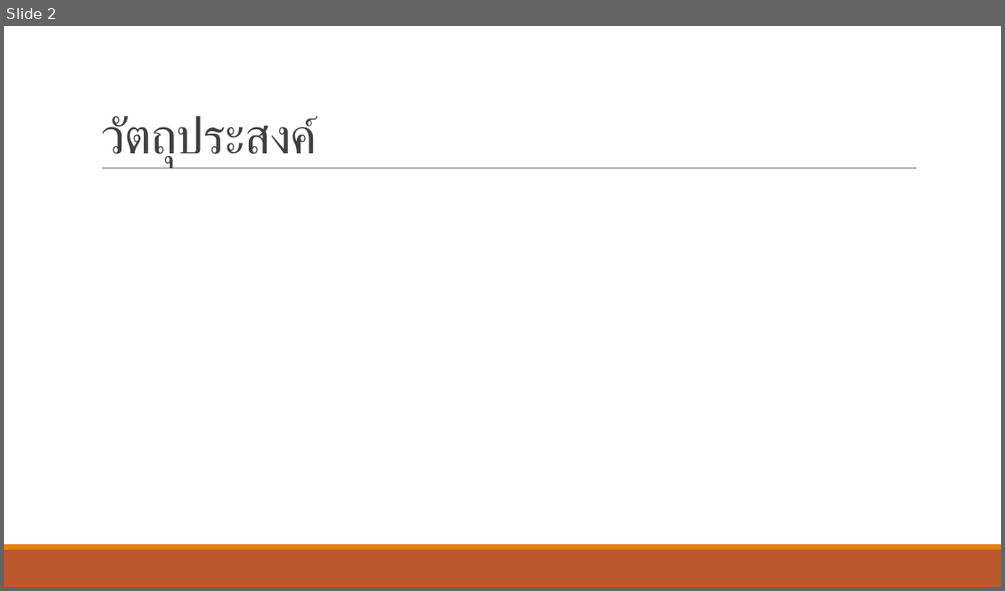
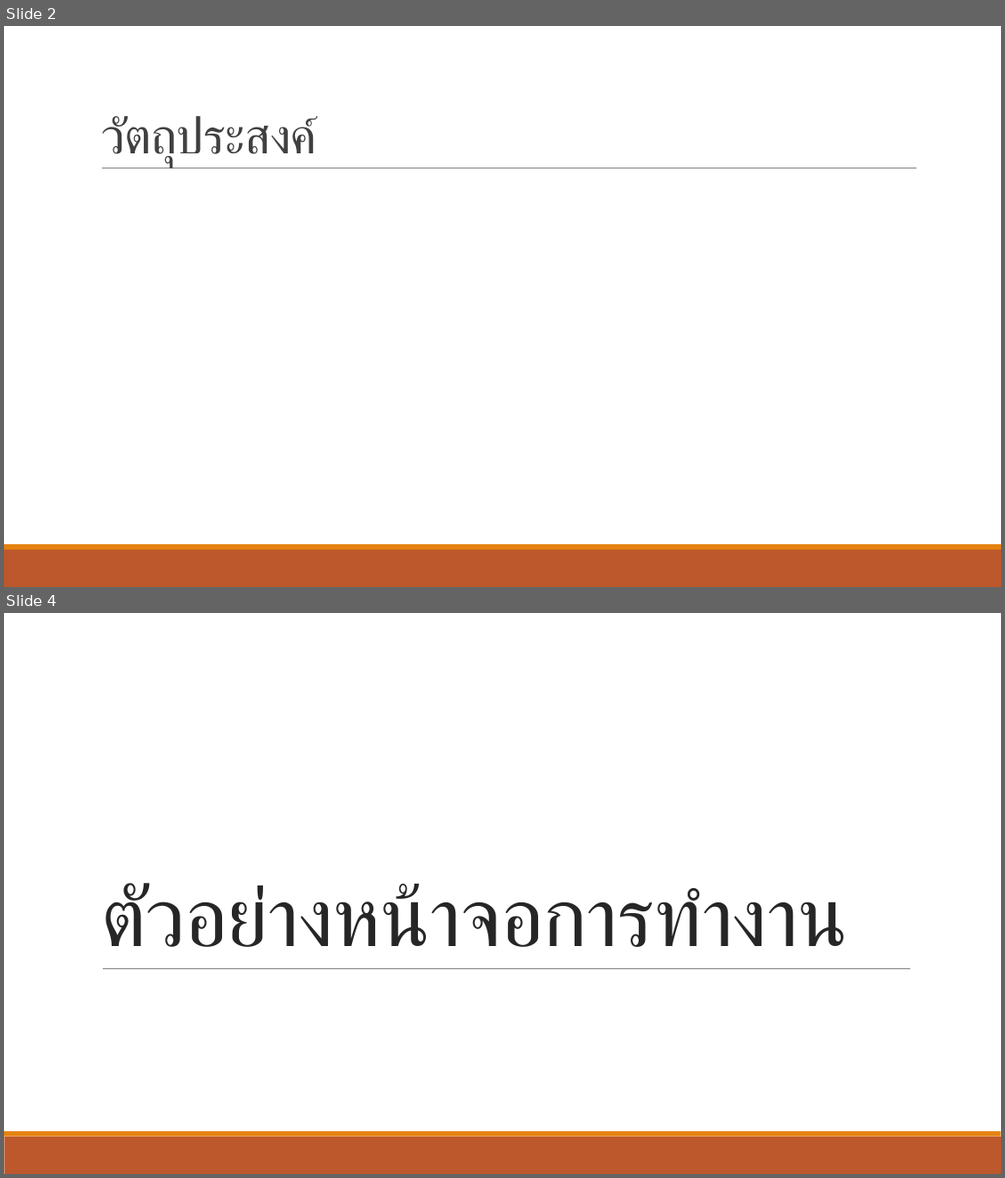
Before and after one commit to wannaphong/timenone, a slide deck: งานนำเสนอ.pptx. Shown one above the other, each under a label of ours: slide 2 before the commit, slides 2 and 4 after it; the slides between them are not shown. The pictures are 1005x591 and 1005x1178 pixels, drawn with LibreOffice and Linux fonts; fonts in the diff are those of the drawing. Boxes give left, top, right and bottom in pixels: in the first picture for what was removed or moved away, otherwise in the second. Text is boxed around its words. In the diff, an @@ line names an element or a change of style, - is before the commit and + after.

```diff
--- a/งานนำเสนอ.pptx
+++ b/งานนำเสนอ.pptx
@@ slide 4 added at (4, 613, 1001, 1174), background #FFFFFF; not listed: 2 template elements that a slide beside it also shows @@
@@ title added at (101, 883, 848, 947), 80 pt, text #262626 @@
+ตัวอย่างหน้าจอการทำงาน
@@ line added from (103, 968) to (910, 968), #808080 0.5 pt @@
```
Also in this commit, not shown: 6 other slides added, 4 slides removed, 2 other files.
